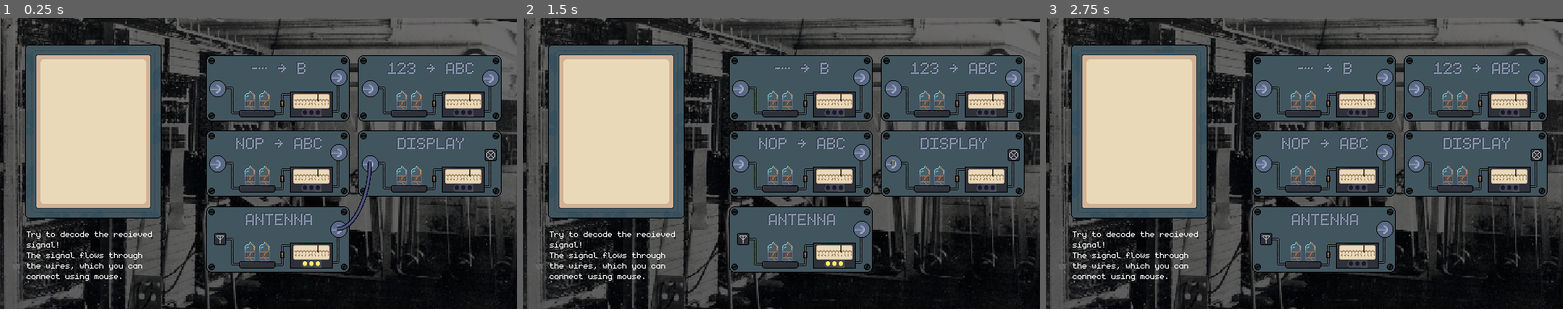
Above: before the commit, frames 1-3 (left to right).
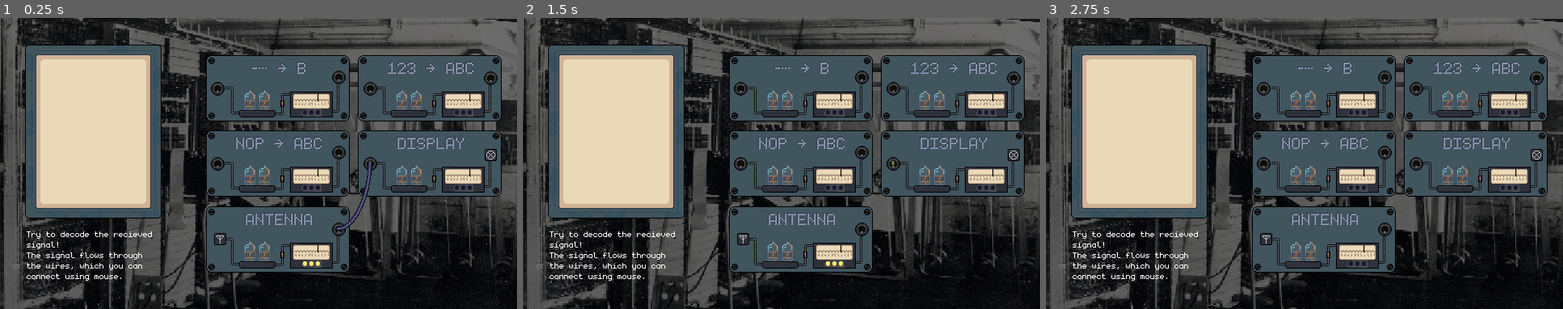
Above: after the commit, the same moments.

Repository: Limit-sest/wiretap
Game: Godot game, scene res://main.tscn
Same seed, same stepped clock (60 frames per second), same inputs: the game is played once before the commit and once after it.
Inputs (mouse positions are in pixels of both pictures, inside the frame that each line leads up to):
- Up to frame 1 (0.25 s): no input
- Up to frame 2 (1.5 s): tap Enter at 0.5 s; move the mouse to (616, 131) at 0.52 s; hold Right 0.53-1.28 s; tap Alt at 0.6 s; click (616, 131) at 0.67 s; tap Space at 1.25 s; move the mouse to (895, 163) at 1.27 s; hold Down from 1.28 s (still down); tap Shift at 1.35 s; click (895, 163) at 1.42 s
- Up to frame 3 (2.75 s): tap Enter at 2 s; move the mouse to (1382, 227) at 2.02 s; release Down at 2.03 s; hold Right from 2.03 s (still down); tap Alt at 2.1 s; click (1382, 227) at 2.17 s

The runs differ from the first frame. In frame 1, 1.1% of the frame differs, in the area x 40-97%, y 17-76%; in frame 2, 1.2%; in frame 3, 1.2%.

Commit message:
Add different port textures

Diff:
--- a/main.tscn
+++ b/main.tscn
@@ -16,7 +16,6 @@
 [ext_resource type="Texture2D" uid="uid://s7bakdsjyuct" path="res://assets/Sprites/Custom/caesar_text.png" id="12_dg77c"]
 [ext_resource type="Texture2D" uid="uid://c8lx38grn8fhl" path="res://assets/Sprites/bg.png" id="15_vivmo"]
 [ext_resource type="AudioStream" uid="uid://da35mwgj6y1uo" path="res://assets/soundtrack.mp3" id="16_2cqfq"]
-[ext_resource type="Texture2D" uid="uid://vsthgu4hp16m" path="res://assets/Sprites/Custom/Wire.png" id="17_yaehf"]
 
 [sub_resource type="CircleShape2D" id="CircleShape2D_4c57u"]
 radius = 12.0
@@ -274,13 +273,6 @@
 
 [node name="AudioStreamPlayer" type="AudioStreamPlayer" parent="."]
 stream = ExtResource("16_2cqfq")
-
-[node name="Line2D" type="Line2D" parent="."]
-position = Vector2(512, 192)
-points = PackedVector2Array(98, -74, 0, 0, -87, 25)
-width = 5.0
-texture = ExtResource("17_yaehf")
-texture_mode = 1
 
 [connection signal="timeout" from="Signal send" to="." method="_on_signal_send_timeout"]
 [connection signal="input_event" from="CanvasGroup/Display/Input" to="CanvasGroup/Display/Input" method="_on_input_event"]
Binary file changed: assets/Sprites/Aseprite/Modules.aseprite
Binary file changed: assets/Sprites/Custom/input.png
Binary file added: assets/Sprites/Custom/input_disabled.png
Not shown, added: assets/Sprites/Custom/input_disabled.png.import
Binary file added: assets/Sprites/Custom/output.png
Not shown, added: assets/Sprites/Custom/output.png.import
Binary file added: assets/Sprites/Custom/output_disabled.png
Not shown, added: assets/Sprites/Custom/output_disabled.png.import
Not shown: 1 places in main.tscn that only renumber resources
